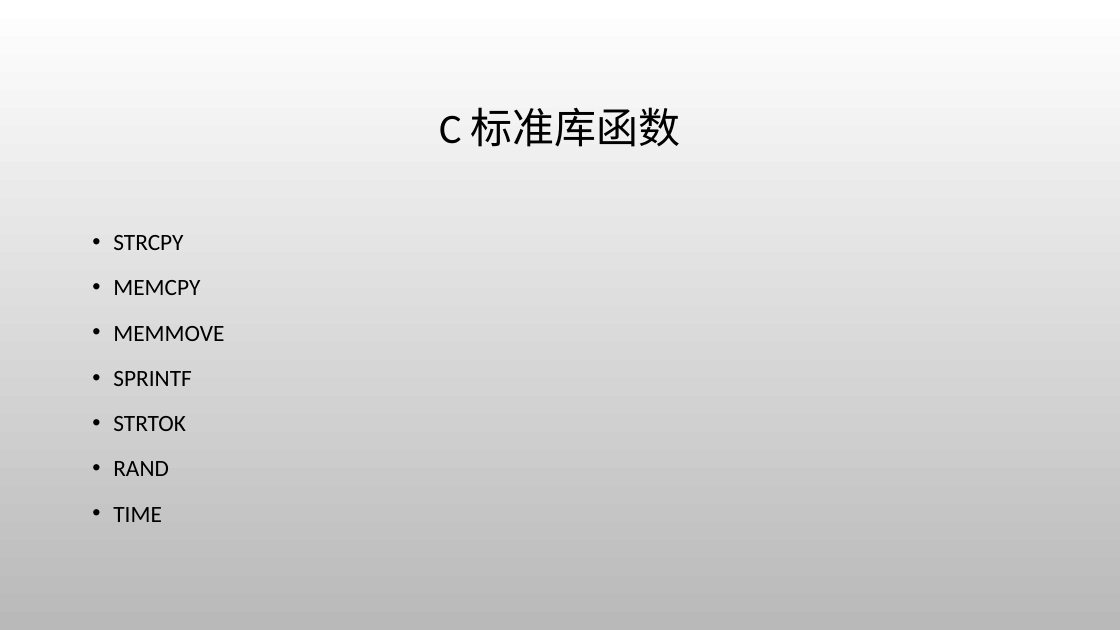
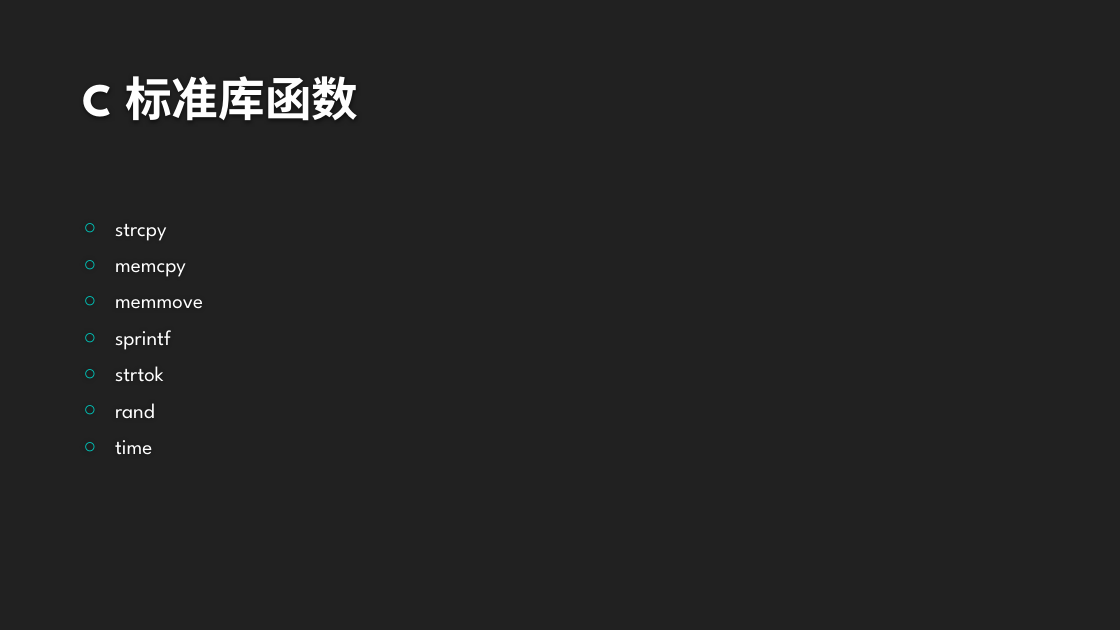
Before and after one commit to albertclass/Lessons, a slide deck: slide 29 of advance c++/courseware.pptx (slide 23 before the commit). Drawn at 1120x630 pixels with LibreOffice and Linux fonts; fonts in the diff are those of the drawing; background and template pictures are left out. Boxes give left, top, right and bottom in pixels: in the first picture for what was removed or moved away, otherwise in the second. Text is boxed around its words. In the diff, an @@ line names an element or a change of style, - is before the commit and + after.

```diff
--- a/advance c++/courseware.pptx
+++ b/advance c++/courseware.pptx
@@ background picture (left out) to #212121 @@
@@ title "C 标准库函数": place and size @@
-title "C 标准库函数" at (439,107,681,147)
+title "C 标准库函数" at (83,76,358,121)
@@ title "C 标准库函数" at (83,76,358,121): size 36 to 40 pt, font Calibri to League Spartan, text colour #000000 to #FEFEFE, bold on; alignment centre to left; line spacing 0.9 to 1; vertical alignment middle to bottom @@
@@ text "strcpy" at (115,224,203,455): vertical alignment top to middle @@
@@ text at (115,224,203,455): text changed; size 20 to 18 pt; font Calibri to League Spartan; text colour #000000 to #FFFFFF @@
-• STRCPY
-• MEMCPY
-• MEMMOVE
-• SPRINTF
-• STRTOK
-• RAND
-• TIME
+○ strcpy
+○ memcpy
+○ memmove
+○ sprintf
+○ strtok
+○ rand
+○ time
```
Also in this commit, not shown: 20 other slides changed, 8 slides added, 2 slides removed, 6 other files.
